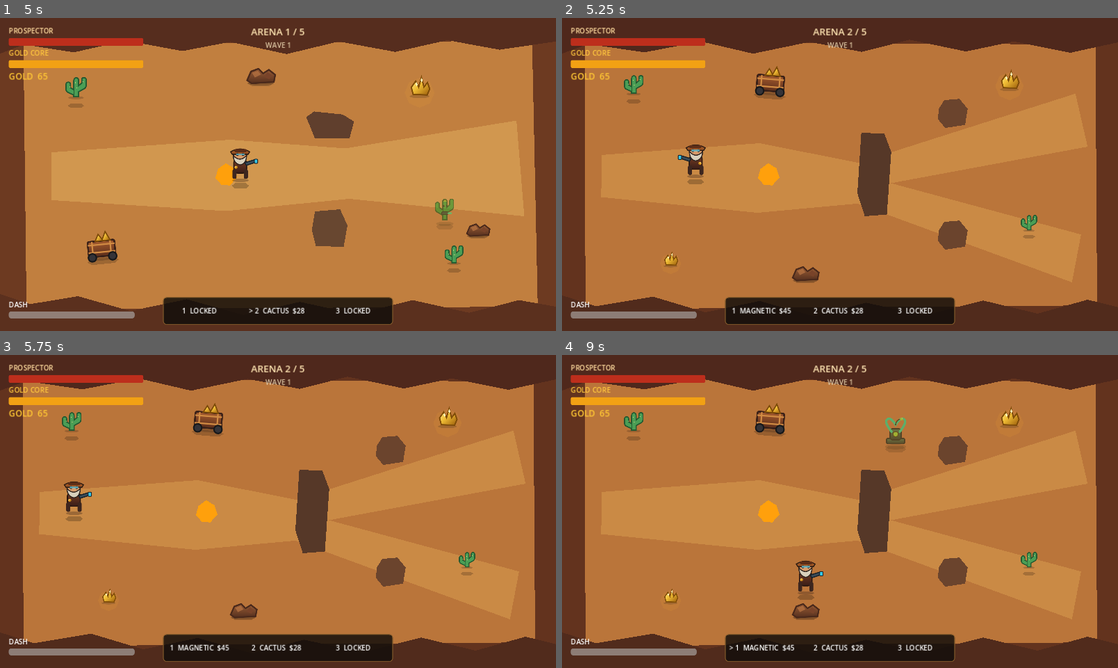
Above: before the commit, frames 1-4 (two rows, left to right).
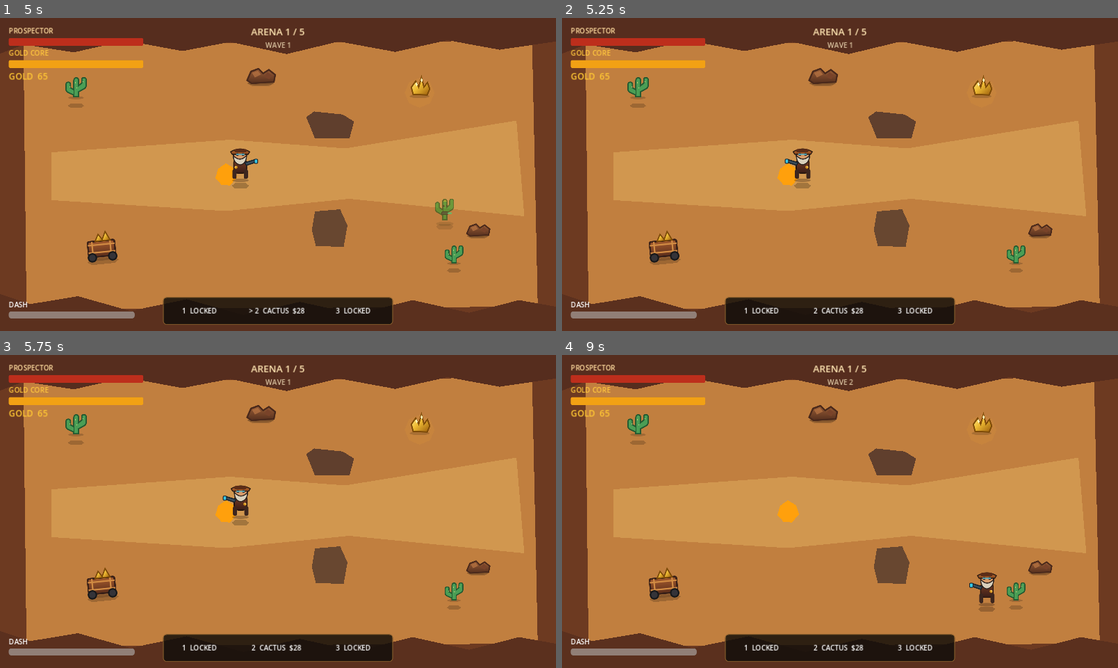
Above: after the commit, the same moments.

Repository: motomotoo1997-art/monster-quest
Game: Godot game, scene res://scenes/main/Main.tscn
Same seed, same stepped clock (60 frames per second), same inputs: the game is played once before the commit and once after it.
Inputs (mouse positions are in pixels of both pictures, inside the frame that each line leads up to):
- Up to frame 1 (5 s): click "START RUN" at 0.5 s; tap Enter at 1.25 s; move the mouse to (400, 158) at 1.27 s; hold D (move_right) 1.28-2.03 s; tap E (ability_e) at 1.35 s; move the mouse to (166, 190) at 2.02 s; hold S (move_down) 2.03-2.78 s; tap Q (ability_q) at 2.1 s; move the mouse to (333, 105) at 2.77 s; hold D (move_right) 2.78-3.53 s; tap R (ability_r) at 2.85 s; move the mouse to (250, 237) at 3.52 s; hold W (move_up) 3.53-4.28 s; tap 1 (build_1) at 3.6 s; move the mouse to (444, 221) at 4.27 s; hold A (move_left) from 4.28 s (still down); tap 2 (build_2) at 4.35 s
- Up to frame 2 (5.25 s): keep holding A (move_left); move the mouse to (673, 127) at 5.02 s; tap 3 (build_3) at 5.1 s
- Up to frame 3 (5.75 s): keep holding A (move_left)
- Up to frame 4 (9 s): move the mouse to (867, 511) at 5.77 s; release A (move_left) at 5.78 s; hold S (move_down) 5.78-6.53 s; tap Space (dash) at 5.85 s; move the mouse to (756, 433) at 6.52 s; hold D (move_right) 6.53-7.28 s; click (756, 433) at 6.6 s; move the mouse to (962, 495) at 7.27 s; hold W (move_up) 7.28-8.03 s; tap E (ability_e) at 7.35 s; move the mouse to (728, 527) at 8.02 s; hold D (move_right) 8.03-8.78 s; tap Q (ability_q) at 8.1 s; move the mouse to (895, 442) at 8.77 s; hold S (move_down) from 8.78 s (still down); tap R (ability_r) at 8.85 s

Frame 1 is identical in both runs. In frame 2, 13% of the frame differs, in the area x 1-100%, y 3-95%; in frame 3, 13%; in frame 4, 13%.

Commit message:
balance: run three combat waves per arena

Diff:
--- a/gold-rush-roguelike/scripts/main/main.gd
+++ b/gold-rush-roguelike/scripts/main/main.gd
@@ -27,13 +27,14 @@
 
 var _waiting_for_arena_advance := false
 var _active_boss: GoldBarTank
+var _arena_waves: Array = []
+var _arena_wave_index := 0
 
 
 func _ready() -> void:
 	run_controller.run_failed.connect(_on_run_failed)
 	run_controller.run_won.connect(_on_run_won)
 	arena_controller.arena_started.connect(_on_arena_started)
-	wave_director.wave_started.connect(hud.set_wave)
 	wave_director.wave_completed.connect(_on_wave_completed)
 	wave_director.enemy_spawned.connect(_bind_enemy_feedback)
 	build_controller.defense_built.connect(_bind_defense_feedback)
@@ -68,11 +69,17 @@
 	title_overlay.dismiss()
 	pause_overlay.set_pause_enabled(true)
 	player.set_input_enabled(true)
+	_waiting_for_arena_advance = false
+	_arena_waves.clear()
+	_arena_wave_index = 0
 	run_controller.start_new_run()
 	arena_controller.load_arena(1)
 
 
 func _on_arena_started(index: int) -> void:
+	_waiting_for_arena_advance = false
+	_arena_waves.clear()
+	_arena_wave_index = 0
 	if index >= 2:
 		build_controller.unlock_defense(1)
 	if index >= 3:
@@ -82,7 +89,7 @@
 	if index == 5:
 		_start_boss_encounter()
 	else:
-		_start_arena_wave(index)
+		_start_arena_waves(index)
 
 
 func _position_persistent_actors() -> void:
@@ -94,32 +101,105 @@
 		core.global_position = core_spawn.global_position
 
 
-func _start_arena_wave(index: int) -> void:
-	var wave: Array[Dictionary] = []
+func _start_arena_waves(index: int) -> void:
+	_arena_waves = _build_arena_waves(index)
+	_arena_wave_index = 0
+	if _arena_waves.is_empty():
+		_finish_arena_after_waves()
+		return
+	_start_next_arena_wave()
+
+
+func _build_arena_waves(index: int) -> Array:
+	var waves: Array = []
 	match index:
 		1:
-			wave = [{"scene": hopper_scene, "count": 8, "interval": 0.55}]
+			waves = [
+				[{"scene": hopper_scene, "count": 8, "interval": 0.65}],
+				[{"scene": hopper_scene, "count": 10, "interval": 0.58}],
+				[{"scene": hopper_scene, "count": 12, "interval": 0.50}],
+			]
 		2:
-			wave = [
-				{"scene": hopper_scene, "count": 8, "interval": 0.45},
-				{"scene": sentinel_scene, "count": 3, "interval": 0.75},
+			waves = [
+				[
+					{"scene": hopper_scene, "count": 8, "interval": 0.55},
+					{"scene": sentinel_scene, "count": 3, "interval": 0.85},
+				],
+				[
+					{"scene": hopper_scene, "count": 8, "interval": 0.50},
+					{"scene": sentinel_scene, "count": 4, "interval": 0.75},
+				],
+				[
+					{"scene": hopper_scene, "count": 10, "interval": 0.45},
+					{"scene": sentinel_scene, "count": 5, "interval": 0.68},
+				],
 			]
 		3:
-			wave = [
-				{"scene": hopper_scene, "count": 7, "interval": 0.38},
-				{"scene": sentinel_scene, "count": 4, "interval": 0.62},
-				{"scene": disc_scene, "count": 4, "interval": 0.55},
+			waves = [
+				[
+					{"scene": hopper_scene, "count": 6, "interval": 0.50},
+					{"scene": sentinel_scene, "count": 3, "interval": 0.74},
+					{"scene": disc_scene, "count": 3, "interval": 0.68},
+				],
+				[
+					{"scene": hopper_scene, "count": 7, "interval": 0.46},
+					{"scene": sentinel_scene, "count": 4, "interval": 0.68},
+					{"scene": disc_scene, "count": 4, "interval": 0.62},
+				],
+				[
+					{"scene": hopper_scene, "count": 8, "interval": 0.42},
+					{"scene": sentinel_scene, "count": 5, "interval": 0.62},
+					{"scene": disc_scene, "count": 5, "interval": 0.56},
+				],
 			]
 		4:
-			wave = [
-				{"scene": slime_scene, "count": 5, "interval": 0.85},
-				{"scene": sentinel_scene, "count": 4, "interval": 0.55},
-				{"scene": disc_scene, "count": 5, "interval": 0.5},
+			waves = [
+				[
+					{"scene": slime_scene, "count": 4, "interval": 0.90},
+					{"scene": sentinel_scene, "count": 3, "interval": 0.70},
+					{"scene": disc_scene, "count": 3, "interval": 0.64},
+				],
+				[
+					{"scene": slime_scene, "count": 5, "interval": 0.84},
+					{"scene": sentinel_scene, "count": 4, "interval": 0.64},
+					{"scene": disc_scene, "count": 4, "interval": 0.58},
+				],
+				[
+					{"scene": slime_scene, "count": 6, "interval": 0.78},
+					{"scene": sentinel_scene, "count": 5, "interval": 0.58},
+					{"scene": disc_scene, "count": 5, "interval": 0.52},
+				],
 			]
+	return waves
+
+
+func _start_next_arena_wave() -> void:
+	if _arena_wave_index >= _arena_waves.size():
+		_finish_arena_after_waves()
+		return
+	var wave: Array[Dictionary] = []
+	var raw_wave: Array = _arena_waves[_arena_wave_index]
+	for raw_entry in raw_wave:
+		if raw_entry is Dictionary:
+			wave.append(raw_entry as Dictionary)
+	_arena_wave_index += 1
+	hud.set_wave(_arena_wave_index)
 	if wave.is_empty():
-		arena_controller.complete_current_arena()
+		_start_next_arena_wave()
 		return
 	wave_director.start_wave(wave)
+
+
+func _finish_arena_after_waves() -> void:
+	arena_controller.complete_current_arena()
+	if arena_controller.current_arena_index >= arena_controller.arena_scenes.size():
+		return
+	_waiting_for_arena_advance = true
+	var choices := upgrade_controller.roll_choices(3)
+	if choices.is_empty():
+		advance_after_upgrade()
+		return
+	upgrade_overlay.present(choices)
 
 
 func _start_boss_encounter() -> void:
@@ -146,15 +226,10 @@
 func _on_wave_completed(_number: int) -> void:
 	if not run_controller.is_run_active:
 		return
-	arena_controller.complete_current_arena()
-	if arena_controller.current_arena_index >= arena_controller.arena_scenes.size():
-		return
-	_waiting_for_arena_advance = true
-	var choices := upgrade_controller.roll_choices(3)
-	if choices.is_empty():
-		advance_after_upgrade()
-		return
-	upgrade_overlay.present(choices)
+	if _arena_wave_index < _arena_waves.size():
+		_start_next_arena_wave()
+		return
+	_finish_arena_after_waves()
 
 
 func _on_upgrade_chosen(_id: StringName) -> void:
